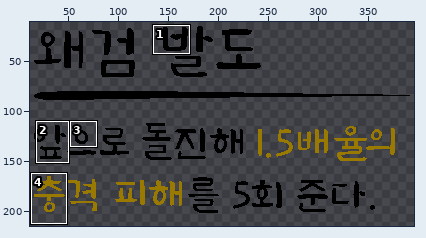
A pixel-art file gets an edit: 과거시험 시제/이미지 작업/interface/sk&item/skillUi/sk108Info.aseprite. The first picture is a wide view before the edit; the outline marks the close-up.
Close-up. Before the edit:
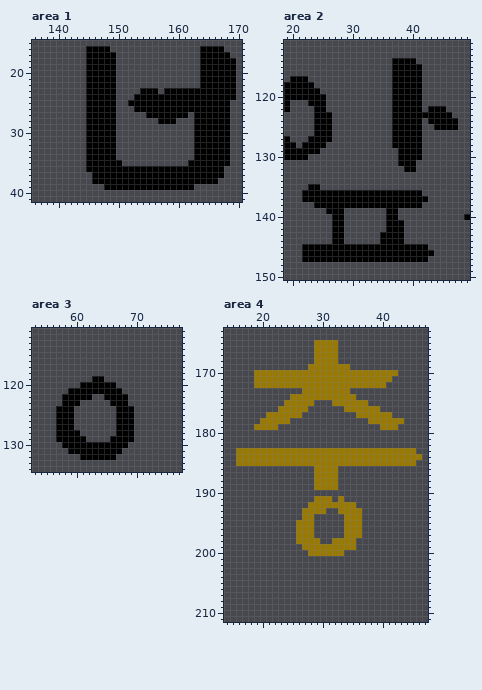
400x560 pixels, 1 frame. Shown: area 1: x 136..170, y 15..41; area 2: x 19..49, y 111..150; area 3: x 53..77, y 111..134; area 4: x 14..47, y 163..211. The wide view leaves out empty margins. The commit also changed other parts of the picture, which this record leaves out.
The result:
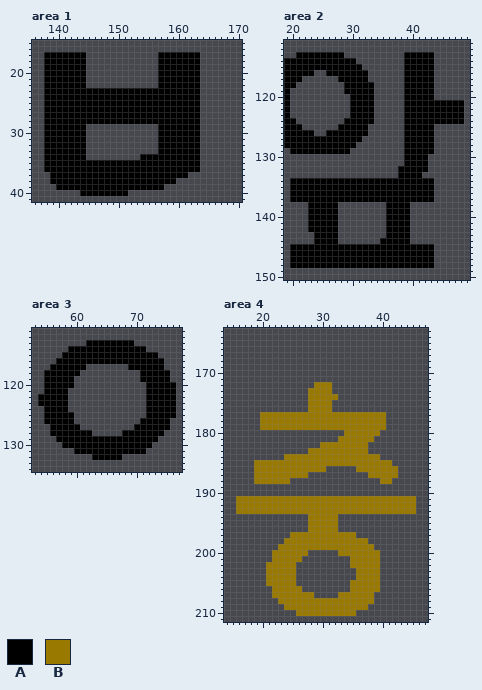
Palette (. is transparent): A #000000  B #997900
The exact change:
Changed rows in their new state; - is an unchanged pixel.
Area 1, layer "title":
first column x 138:
16 -------....---------------....--
17 AAAAAAA.....-------AAAAAAA.....-
18 AAAAAAA.....-------AAAAAAA......
19 AAAAAAA.....-------AAAAAAA......
20 AAAAAAA.....-------AAAAAAA......
21 AAAAAAA.....-------AAAAAAA......
22 AAAAAAA.....-------AAAAAAA......
23 AAAAAAA-----AAAA---A------......
24 AAAAAAA-----AAA-----------......
25 AAAAAAA-----AA------------.....-
26 AAAAAAA-----AAA-----------.....-
27 AAAAAAA-----AAAAA-------A-.....-
28 AAAAAAA-----AAAAAAA---AAA-.....-
29 AAAAAAA.....-------AAAAAA-.....-
30 AAAAAAA.....-------AAAAAA-.....-
31 AAAAAAA.....-------AAAAAA-.....-
32 AAAAAAA.....-------AAAAAA-.....-
33 AAAAAAA.....-------AAAAAA-.....-
34 AAAAAAA.....----AAAAAAAAA-.....-
35 AAAAAAA------AAAAAAAAAAA--.....-
36 AAAAAAA-------------------....--
37 -AAAAAAA----------------......--
38 -AAAAAAA--------------.......---
39 --AAAAAAAA----------.....-------
40 ------AAAAAAAA------------------
Area 2, layer "text":
first column x 19:
113 --AAAAAAAA----------AAAAA------
114 AAAAAAAAAAAA------..--AAA------
115 AAAAAAAAAAAAA-----..---AA------
116 AAAAA--AAAAAAA----..---AA------
117 A--.-----AAAAA----..---AA------
118 --...-----AAAAA---..---AA------
119 -.....----AAAAA---..---AA------
120 -......----AAAA---..---AA------
121 ----...----AAAA---..---AAAAAAA-
122 -----..----AAAA---..---A---AAA-
123 A----...---AAAA---..--------AA-
124 AA---...--AAAAA---..---A-----A-
125 AAA--...-AAAAA----..---AA....--
126 AAAAA..-AAAAAA----..---AA------
127 -AAA----AAAAA-----..---AA------
128 --A----AAAAA------..---AA------
129 .-----AAAAA--------.---AA------
130 ....---------------.---A-------
131 -------------------.--AA-------
132 -------------------A--AA-------
133 -------------------AAAA--------
134 -AAAAAAAAAAAAAAAAAAAAAAAA------
135 -AAA--AAAAAAAAAAAAAAAAAAA------
136 -AA--------------------AA------
137 -AA---------------------A------
138 ----A----........----..--------
139 ----AAA--.---------AA----------
140 ----AAAA-.---------AA---------.
141 ----AAAA-.----------A----------
142 ----AAAA-.----------A----------
143 -----AAA-.------.---A----------
144 -----AAA-.----------A----------
145 -AA---------------------A------
146 -AA----------------------------
147 -AA---------------------A------
148 -AAAAAAAAAAAAAAAAAAAAAAAA------
Area 3, layer "text":
first column x 54:
113 --------AAAAAAAA-------
114 -----AAAAAAAAAAAAA-----
115 ----AAAAAAAAAAAAAAAA---
116 ---AAAAAAAAAAAAAAAAAA--
117 --AAAAAA-------AAAAAA--
118 -AAAAAA----------AAAAA-
119 -AAAAA---..------AAAAA-
120 -AAAAA-......-----AAAAA
121 -AAAA.........----AAAAA
122 AAAA-....--....---AAAAA
123 AAAA-..-----...---AAAAA
124 -AA--.-------...--AAAAA
125 -AA----------...--AAAAA
126 -AA----------...-AAAAA-
127 --A---A------...AAAAAA-
128 --A----AA----.--AAAAA--
129 --------AAAA----AAAA---
130 ---------------AAAA----
131 -----.--------AAAA-----
132 -------..----A---------
Area 4, layer "text":
first column x 16:
165 -------------....--------------
166 -------------....--------------
167 -------------....--------------
168 -------------....--------------
169 ------------.......------------
170 ---........................----
171 ---.......................-----
172 ---..........---.........------
173 -----------.----...------------
174 ---------...-----...-----------
175 --------....-BBB......---------
176 -------.....BBBB--......-------
177 ----B------BBBBBBBBB-----.-----
178 ---------BBBBBBBBBBBBB---...---
179 ---.---BBBBBBBBBBBBBBBBB-..----
180 ------------------BBBBBB-------
181 -----------------BBBBBB--------
182 --------------BBBBBBBB---------
183 ............----------........-
184 ........----------------.......
185 ...-----------------------....-
186 ---BBBBBBBBBB--..---BBBBBBB----
187 ---BBBBBBBBB-....-----BBBBB----
188 ---BBBBBB----....-------BB-----
189 -------------....--------------
191 BBBBBBBBBBBBB---B-BBBBBBBBBBBB-
192 BBBBBBBBBBBB--------BBBBBBBBBB-
193 BBBBBBBBBBB----BB----BBBBBBBBB-
194 -----------.-BBBB-...----------
195 ----------..-BBBB-...----------
196 ----------..-BBBB-...----------
197 ---------B---BBBBB--.----------
198 --------BB----BB----BB---------
199 -------BBBB---------BBB--------
200 ------BBBBBB.....-BBBBBB-------
201 ------BBBBB--------BBBBB-------
202 -----BBBBB---------BBBBB-------
203 -----BBBBB----------BBBB-------
204 -----BBBBB----------BBBB-------
205 -----BBBBB---------BBBBB-------
206 ------BBBBB--------BBBBB-------
207 ------BBBBBBB----BBBBBB--------
208 -------BBBBBBBBBBBBBBBB--------
209 --------BBBBBBBBBBBBBB---------
210 ----------BBBBBBBBBB-----------
Pixel boxes of the changes (left, top, right, bottom) in both close-ups:
changed: (44, 46, 236, 196)
changed: (284, 52, 464, 268)
erased: (464, 214, 470, 220)
changed: (38, 340, 176, 460)
changed: (236, 340, 422, 616)
